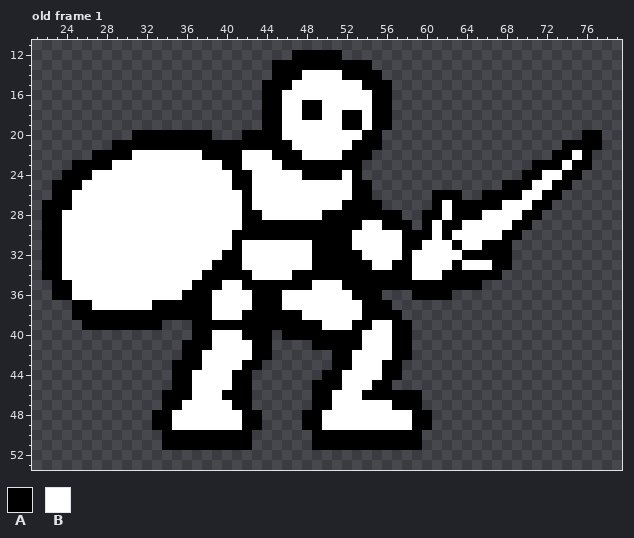
Two states of a pixel-art file, Assets/Graphics/Characters/Player/player.aseprite. Above: the version before the commit.
64x64 pixels, 1 frame. Shown: old frame 1: x 21..79, y 11..53. The old version is drawn lined up with the new one, on the new canvas. The commit also changed other frames, which this record leaves out.
Palette (. is transparent): A #000000  B #ffffff
Pixels before, old frame 1 (only the part around the change), first column x 21:
11 ...........................................................
12 ..........................AAAAA............................
13 ........................AAAAAAAAAA.........................
14 ........................AAABBBBAAAA........................
15 .......................AAABBBBBBBAAA.......................
16 .......................AABBBBBBBBBAA.......................
17 .......................AABBAABBBBBAA.......................
18 .......................AABBAABBAABAA.......................
19 .......................AABBBBBBAABAA.......................
20 ..........AAAAAAAA...AAAABBBBBBBBAA....................AA..
21 ........AAAAAAAAAAAAAAAAAABBBBBBAAA..................AAAA..
22 ......AAAABBBBBBBAAAABBBAAABBBBAAA..................AABA...
23 ....AAAABBBBBBBBBBBAABBBBAAAAAAAA.................AAABAA...
24 ...AAABBBBBBBBBBBBBBAABBBBBAAAABA................AABBAA....
25 ..AAABBBBBBBBBBBBBBBAABBBBBBBBBBAA.............AAABBAA.....
26 ..AABBBBBBBBBBBBBBBBBABBBBBBBBBBAA......AAA..AAAABBAA......
27 .AAABBBBBBBBBBBBBBBBBABBBBBBBBBAAAA.....ABAAAAABBBAA.......
28 .AABBBBBBBBBBBBBBBBBBAABBBBBBAAAAAAAA..AABAAABBBBAA........
29 .AABBBBBBBBBBBBBBBBBBAAAAAAAAAAAABBAAA.ABAABBBBBAA.........
30 .AABBBBBBBBBBBBBBBBBAAAAAAAAAAAABBBBBAAABABBBBBAA..........
31 .AABBBBBBBBBBBBBBBBBABBBBBBBAAAABBBBBAABBBABBAAA...........
32 .AABBBBBBBBBBBBBBBBAABBBBBBBAAAAABBBBABBBBBAAAAA...........
33 .AABBBBBBBBBBBBBBBAAABBBBBBBAAAAAABBAABBBBABBBAA...........
34 .AABBBBBBBBBBBBBBAAAAABBBBAAAAAAAAAAAABBBAAAAAA............
35 ..AABBBBBBBBBBBBAAABBAAAAAAABBBAAAAAAAAAAAAAA..............
36 ..AABBBBBBBBBBBAAABBBBAAABBBBBBBAAA...AAAA.................
37 ....AABBBBBBAAAAAABBBBAAABBBBBBBBAAA.......................
38 ....AAAAAAAAAAAAAABBBAAAAAABBBBBBAAAA......................
39 .....AAAAAAAA...AAAAAAAAAAAAABBBAABBAA.....................
40 ................AABBBAAA.AAAAAAAABBBAA.....................
41 ...............AAABBBBAA....AAAAABBBAA.....................
42 ...............AABBBBBAA......AABBBBAA.....................
43 ..............AAABBBBAA.......AABBBAA......................
44 ..............AABBBBAA.......AABBBBAA......................
45 ..............AABBBBAA......AAABBBAA.......................
46 .............AAABBBAAA......AABBBAAAAAA....................
47 .............AABBBBBAA......AABBBBBBAAA....................
48 ............AABBBBBBBAA....AABBBBBBBBBAA...................
Now the later version:
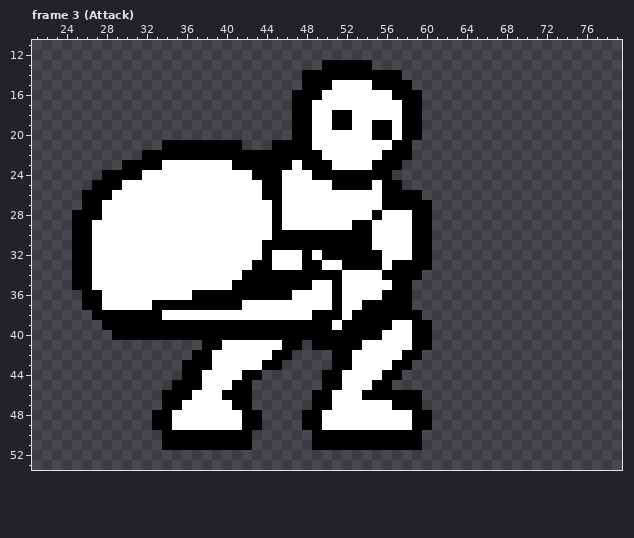
A new or re-ordered frame is compared with the old frame closest to it.
Edits made:
canvas 64x64 -> 96x64, the old top-left corner now at 16,0
frames 1 -> 6
Changed rows in their new state; - is an unchanged pixel.
Frame 3 (Attack) is new; against old frame 1:
first column x 22:
12 -------------------------.....--------------------------
13 -----------------------.....----------------------------
14 -----------------------...AAAA----AA--------------------
15 ----------------------....AAA---B--AA-------------------
16 ----------------------...AAA-----BBAAA------------------
17 ----------------------...A-B-----BBBAA------------------
18 ----------------------...A-B-A-B-BBBAA------------------
19 ----------------------...AA--A-B---BAA------------------
20 ---------........---.....AA-----B-ABAA----------------..
21 -------.....--------...--AA----BBBBAA---------------....
22 -----.....AAAAAA----AAA---AA--BBBBAAA--------------....-
23 ---.....AAAA------B-AAAA-B---BBBBAAA-------------......-
24 --....AAAA---------BBAAA--B---A-AAA-------------......--
25 -....AAA-----------BB-AA-----AA--BAA----------.......---
26 -...AAA-------------B-AA-------BBBAAAA-...--........----
27 ....AA--------------B--A------BBBBAAAAA............-----
28 ...AAA--------------BB-A----BBBBB-BBBA-...........------
29 ...AA---------------BBB-BBBBBBB-A-BBBA-..........-------
30 ...AA--------------BBBB--------AA---B--.........--------
31 ...AA--------------B--AAAAA----AA---B-A........---------
32 ...AA-------------BB--A---AB----AA--BAA........---------
33 ...AA------------BBB-AA---A-BB---A---AA........---------
34 ...AA-----------BBBB-AAAA-----BBBB---A........----------
35 -..AA----------BBB-A---------ABBBBB--.......------------
36 -...AA--------B--AAAA---A----A-BBBAAA....---------------
37 ---.-A-----------AAA-BBB-----A-----AA-------------------
38 ---..-------BBBBB---BBBBBB-AAA-A----AA------------------
39 ----..------AAA-------------A-A--AABBAA-----------------
40 -------AAAAAAAA--AAA---A--------AA-BBAA-----------------
41 --------------..-A---BBBAA---------BBAA-----------------
42 --------------.-A----BBAA----------B-A------------------
43 -------------.--A---BBAA----------B-A-------------------
44 -------------.-A---B-A----------------------------------
45 ---------------A-----------.----------------------------
Where, in picture pixels (left, top, right, bottom), the same in both pictures:
changed: (42, 50, 602, 390)
